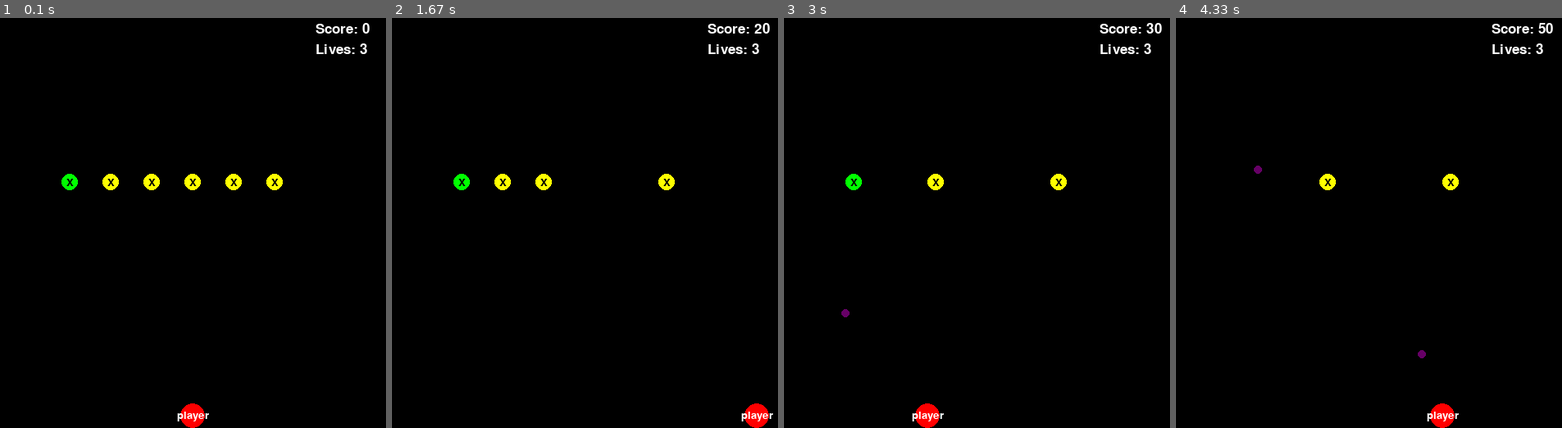
Above: before the commit, frames 1-4 (left to right).
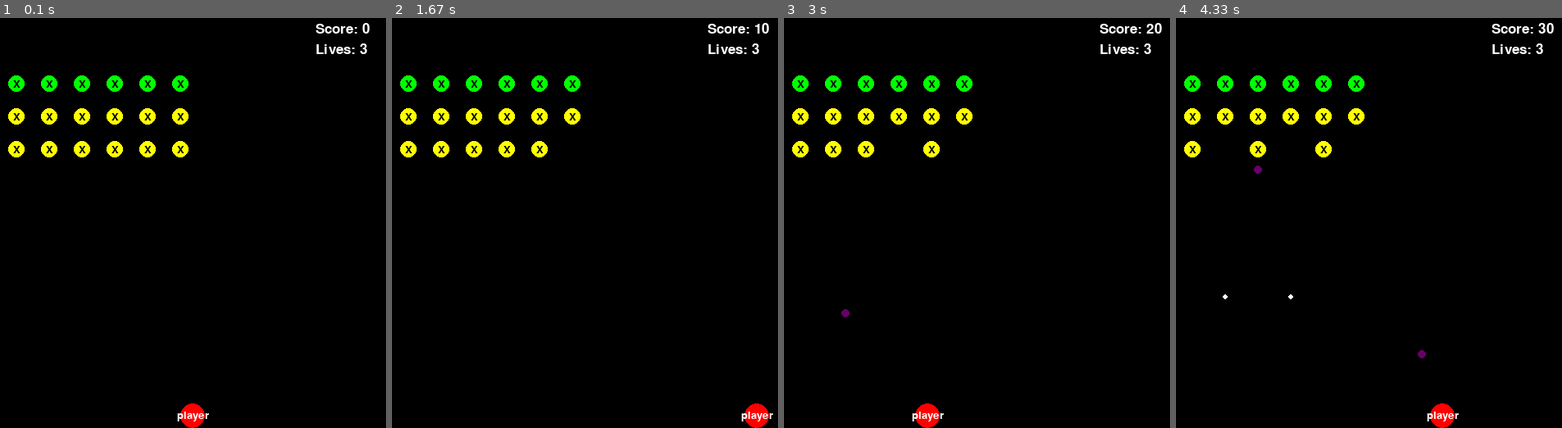
Above: after the commit, the same moments.

Repository: Timhobson-source/space-invaders-pygame
Game: pygame game, started from main.py
Same seed, same stepped clock (60 frames per second), same inputs: the game is played once before the commit and once after it.
Inputs:
- Up to frame 1 (0.1 s): no input
- Up to frame 2 (1.67 s): tap Space at 0.33, 0.73, 1.03, 1.23, 1.53 s; hold Right 0.67-1.13 s; hold Right 1.17-1.63 s
- Up to frame 3 (3 s): hold Left 1.67-2.2 s; tap Space at 1.73, 2.03, 2.3, 2.73 s; hold Left 2.23-2.63 s; hold Right from 2.67 s (still down)
- Up to frame 4 (4.33 s): tap Space at 3.03, 3.4, 3.7, 3.9, 4.2 s; release Right at 3.3 s; hold Left 3.33-3.8 s; hold Right 3.83-4.3 s

The runs differ from the first frame. In frame 1, 2.9% of the frame differs, in the area x 2-74%, y 14-42%; in frame 2, 2.6%; in frame 3, 2.3%; in frame 4, 2.1%.

Commit message:
add enemy grid generation

Diff:
--- a/config/conf.yaml
+++ b/config/conf.yaml
@@ -15,6 +15,8 @@
   standard_point_value: 10
   shooter_point_value: 20
   shooting_frequency: 0.2
+  speed: 5
+  radius: 10
   bullet:
     speed: 10
     radius: 3
--- a/main.py
+++ b/main.py
@@ -2,6 +2,7 @@
 
 from config import get_config
 from src.screen import ScreenHandler
+from src.helpers import generate_enemy_grid
 
 
 if __name__ == '__main__':
@@ -16,12 +17,10 @@
     pygame.display.set_caption("Game!")
 
     screen_handler = ScreenHandler(window)
-    screen_handler.create_score_box(400, 5, window)
+    screen_handler.create_score_box(400, 5)
     screen_handler.create_player(250, window.get_height(
-    ) - 15 - config['window']['bottom_vertical_buffer'], 25, 15, window)
-    screen_handler.create_shooting_enemy(100, 200, 25, 10, window)
-    for i in range(1, 6):
-        screen_handler.create_standard_enemy(100 + i*50, 200, 25, 10, window)
+    ) - 15 - config['window']['bottom_vertical_buffer'], 25, 15)
+    generate_enemy_grid(screen_handler)
 
     running = True
     while running:
--- a/src/helpers.py
+++ b/src/helpers.py
@@ -5,3 +5,27 @@
     if value > max:
         return max
     return value
+
+
+def generate_enemy_grid(screen_handler, nrows=4, ncols=10):
+    # NOTE - this is pretty confusing/bad code, needs a refactor
+    from config import get_config
+    config = get_config()
+    r = config['enemy']['radius']
+    min_x = config['window']['left_horizontal_buffer']
+    max_x = screen_handler.screen.get_width(
+    ) - config['window']['right_horizontal_buffer']
+    vel = config['enemy']['speed']
+
+    min_y = config['window']['top_vertical_buffer']
+
+    extra = 1  # extra space between
+    for x in range(min_x + r, min_x + 2*r*(ncols + 1 + extra), 2*r*(1+extra)):
+        if x > max_x - r:
+            raise ValueError(
+                "Too many enemies to fit on one row for given size.")
+        for y in range(min_y + r, min_y + 2*r*(nrows + 1 + extra), 2*r*(1 + extra)):
+            if y == min_y + r:
+                screen_handler.create_shooting_enemy(x, y, vel, r)
+            else:
+                screen_handler.create_standard_enemy(x, y, vel, r)
--- a/src/screen.py
+++ b/src/screen.py
@@ -30,6 +30,7 @@
         self.game_meta = GameMeta()
 
     def update_screen_state(self):
+        self.handle_player_enemy_bullet_collisions()
         self.cleanup_off_screen_objects()
         self.cleanup_destroyed_enemies()
         self.screen.fill(BG_COLOR)
@@ -73,38 +74,62 @@
                         enemy.point_value
                     )
 
+    def handle_player_enemy_bullet_collisions(self):
+        enemy_bullets = [
+            obj for obj in self.screen_objects if isinstance(obj, EnemyBullet)]
+
+        # expecting only one player but in case we decide to add multiplayer
+        # keep the logic for handling multiple players at once
+        players = [
+            obj for obj in self.screen_objects if isinstance(obj, Player)]
+
+        for player in players:
+            for bullet in enemy_bullets:
+                dist = math.sqrt(
+                    (player.x - bullet.x)**2 + (player.y - bullet.y)**2
+                )
+                if dist < player.radius + bullet.radius:
+                    # more logic here needed if we add multiplayer
+                    # as well as in GameMeta object.
+                    # IDEA: use a dict of player -> lives/points mapping?
+
+                    # TODO - add playing a "losing life" sound here
+                    # and temporary color change for player object
+                    self.game_meta.lose_life()
+                    self.remove_screen_object(bullet)
+
     def register_screen_object(self, object):
         self.screen_objects.append(object)
 
     def remove_screen_object(self, object):
         self.screen_objects.remove(object)
 
-    def create_player(self, x: int, y: int, vel: int, radius: int, window: pygame.Surface):
-        args = [x, y, vel, radius, window]
+    def create_player(self, x: int, y: int, vel: int, radius: int):
+        args = [x, y, vel, radius, self.screen]
         obj = self.screen_object_factory.create(Player, *args)
         self.screen_objects.append(obj)
 
-    def create_standard_enemy(self, x: int, y: int, vel: int, radius: int, window: pygame.Surface):
-        args = [x, y, vel, radius, window]
+    def create_standard_enemy(self, x: int, y: int, vel: int, radius: int):
+        args = [x, y, vel, radius, self.screen]
         obj = self.screen_object_factory.create(StandardEnemy, *args)
         self.screen_objects.append(obj)
 
-    def create_shooting_enemy(self, x: int, y: int, vel: int, radius: int, window: pygame.Surface):
-        args = [x, y, vel, radius, window]
+    def create_shooting_enemy(self, x: int, y: int, vel: int, radius: int):
+        args = [x, y, vel, radius, self.screen]
         obj = self.screen_object_factory.create(ShootingEnemy, *args)
         self.screen_objects.append(obj)
 
-    def create_player_bullet(self, x: int, y: int, vel: int, radius: int, window: pygame.Surface):
-        args = [x, y, vel, radius, window]
+    def create_player_bullet(self, x: int, y: int, vel: int, radius: int):
+        args = [x, y, vel, radius, self.screen]
         obj = self.screen_object_factory.create(PlayerBullet, *args)
         self.screen_objects.append(obj)
 
-    def create_enemy_bullet(self, x: int, y: int, vel: int, radius: int, window: pygame.Surface):
-        args = [x, y, vel, radius, window]
+    def create_enemy_bullet(self, x: int, y: int, vel: int, radius: int):
+        args = [x, y, vel, radius, self.screen]
         obj = self.screen_object_factory.create(EnemyBullet, *args)
         self.screen_objects.append(obj)
 
-    def create_score_box(self, x: int, y: int, window: pygame.Surface):
-        args = [x, y, window]
+    def create_score_box(self, x: int, y: int):
+        args = [x, y, self.screen]
         obj = self.screen_object_factory.create(ScoreBox, *args)
         self.screen_objects.append(obj)
--- a/src/screen_objects.py
+++ b/src/screen_objects.py
@@ -26,9 +26,11 @@
 
 DEFAULT_FONT = pygame.font.get_default_font()
 
+# Keep shoot sounds separate as likely will to change them to different
+# sounds down the line
 pygame.mixer.init()
-PLAYER_SHOOT_SOUND = pygame.mixer.Sound("data/sounds/player-shoot-sound.wav")
-ENEMY_SHOOT_SOUND = pygame.mixer.Sound("data/sounds/enemy-shoot-sound.wav")
+PLAYER_SHOOT_SOUND = pygame.mixer.Sound("data/sounds/shoot-sound.wav")
+ENEMY_SHOOT_SOUND = pygame.mixer.Sound("data/sounds/shoot-sound.wav")
 
 
 class ScreenObjectFactory:
@@ -131,7 +133,7 @@
 
             # create a bullet object
             screen_handler.create_player_bullet(
-                self.x, self.y, bullet_speed, bullet_radius, self.window)
+                self.x, self.y, bullet_speed, bullet_radius)
 
 
 class Enemy(Character):
@@ -179,7 +181,7 @@
 
         # create a bullet object
         screen_handler.create_enemy_bullet(
-            self.x, self.y, bullet_speed, bullet_radius, self.window)
+            self.x, self.y, bullet_speed, bullet_radius)
 
 
 class PlayerBullet(Character):
Not shown, changed: Readme.md
Not shown, removed: data/sounds/player-shoot-sound.wav
Not shown, added: data/sounds/shoot-sound.wav
